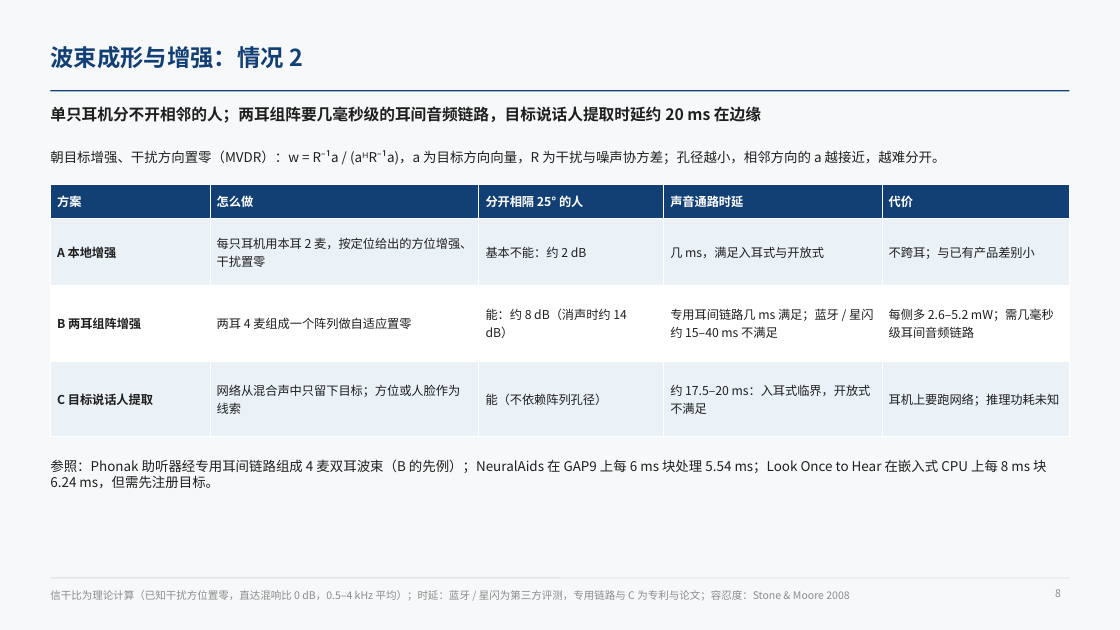
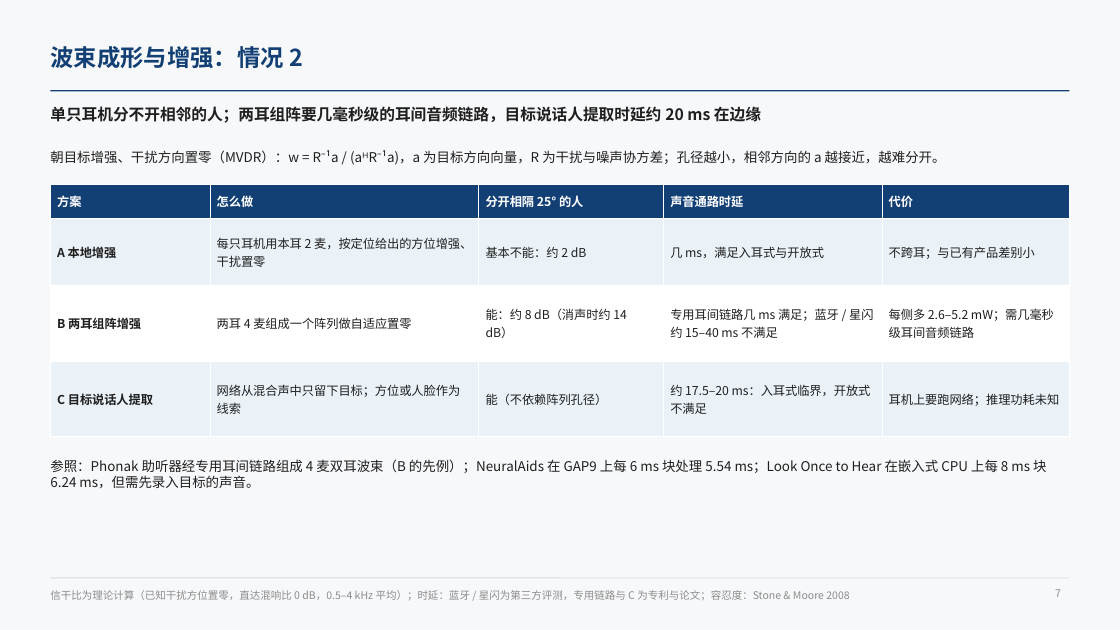
Before and after one commit to ZeroFoxxi/ssl-scene1, a slide deck: slide 7 of 02_耳机声源定位/耳机摄像头听觉辅助_声源定位与波束成形技术总结.pptx (slide 8 before the commit). Drawn at 1120x630 pixels with LibreOffice and Linux fonts; fonts in the diff are those of the drawing. Boxes give left, top, right and bottom in pixels: in the first picture for what was removed or moved away, otherwise in the second. Text is boxed around its words. In the diff, an @@ line names an element or a change of style, - is before the commit and + after.

```diff
--- a/02_耳机声源定位/耳机摄像头听觉辅助_声源定位与波束成形技术总结.pptx
+++ b/02_耳机声源定位/耳机摄像头听觉辅助_声源定位与波束成形技术总结.pptx
@@ text at (50,459,1046,488): text changed @@
-参照：Phonak 助听器经专用耳间链路组成 4 麦双耳波束（B 的先例）；NeuralAids 在 GAP9 上每 6 ms 块处理 5.54 ms；Look Once to Hear 在嵌入式 CPU 上每 8 ms 块 6.24 ms，但需先注册目标。
+参照：Phonak 助听器经专用耳间链路组成 4 麦双耳波束（B 的先例）；NeuralAids 在 GAP9 上每 6 ms 块处理 5.54 ms；Look Once to Hear 在嵌入式 CPU 上每 8 ms 块 6.24 ms，但需先录入目标的声音。
@@ page number at (1055,589,1061,597): text changed @@
-8
+7
```
Also in this commit, not shown: 8 other slides changed, 2 other files.
